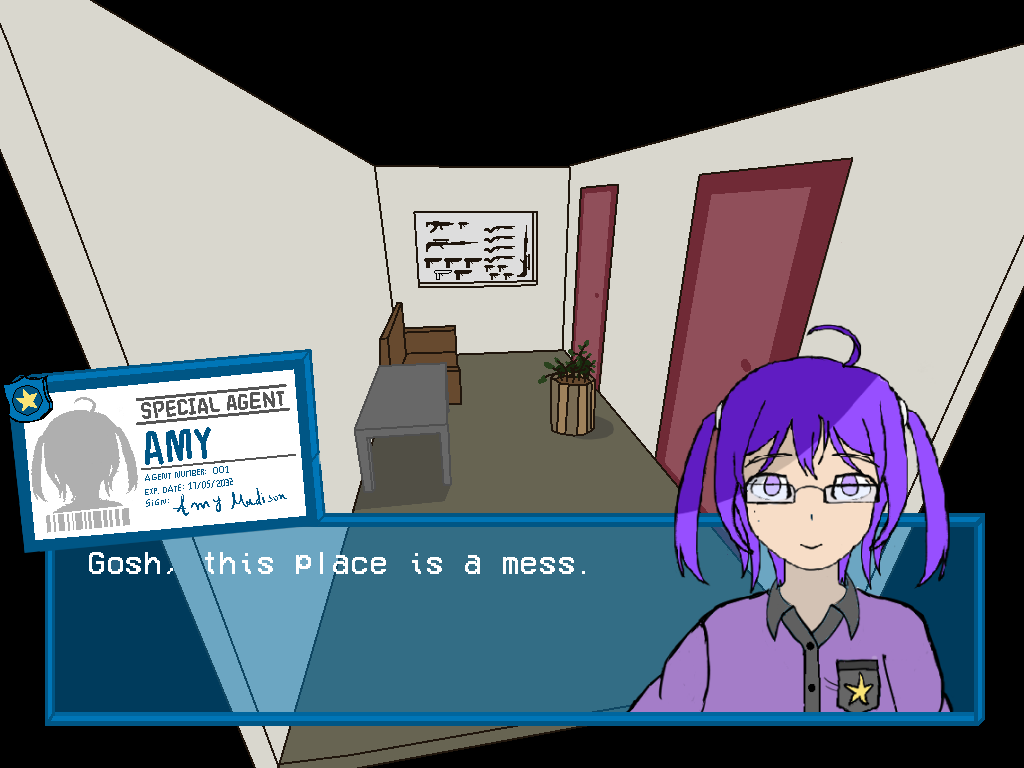
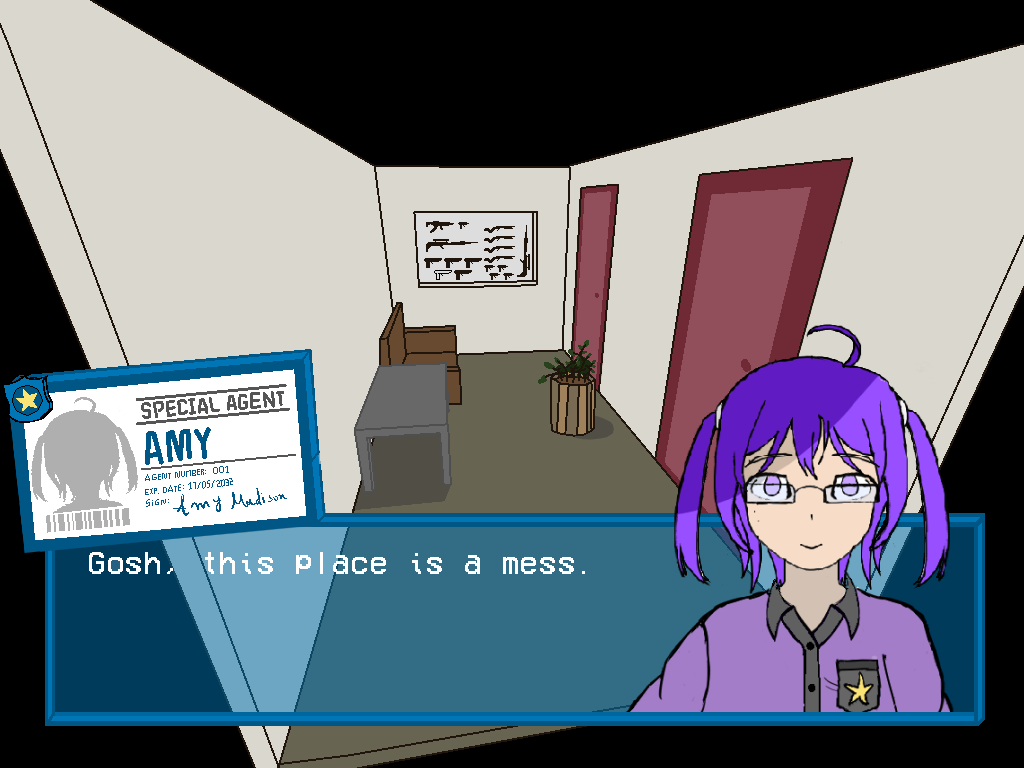
Layers edited between the first and the second 1024x768 image:
renamed "amy shadow" to "amy", moved it above "amy shadow" over (677, 324, 948, 698)
showed "girl" over (677, 324, 948, 698)
